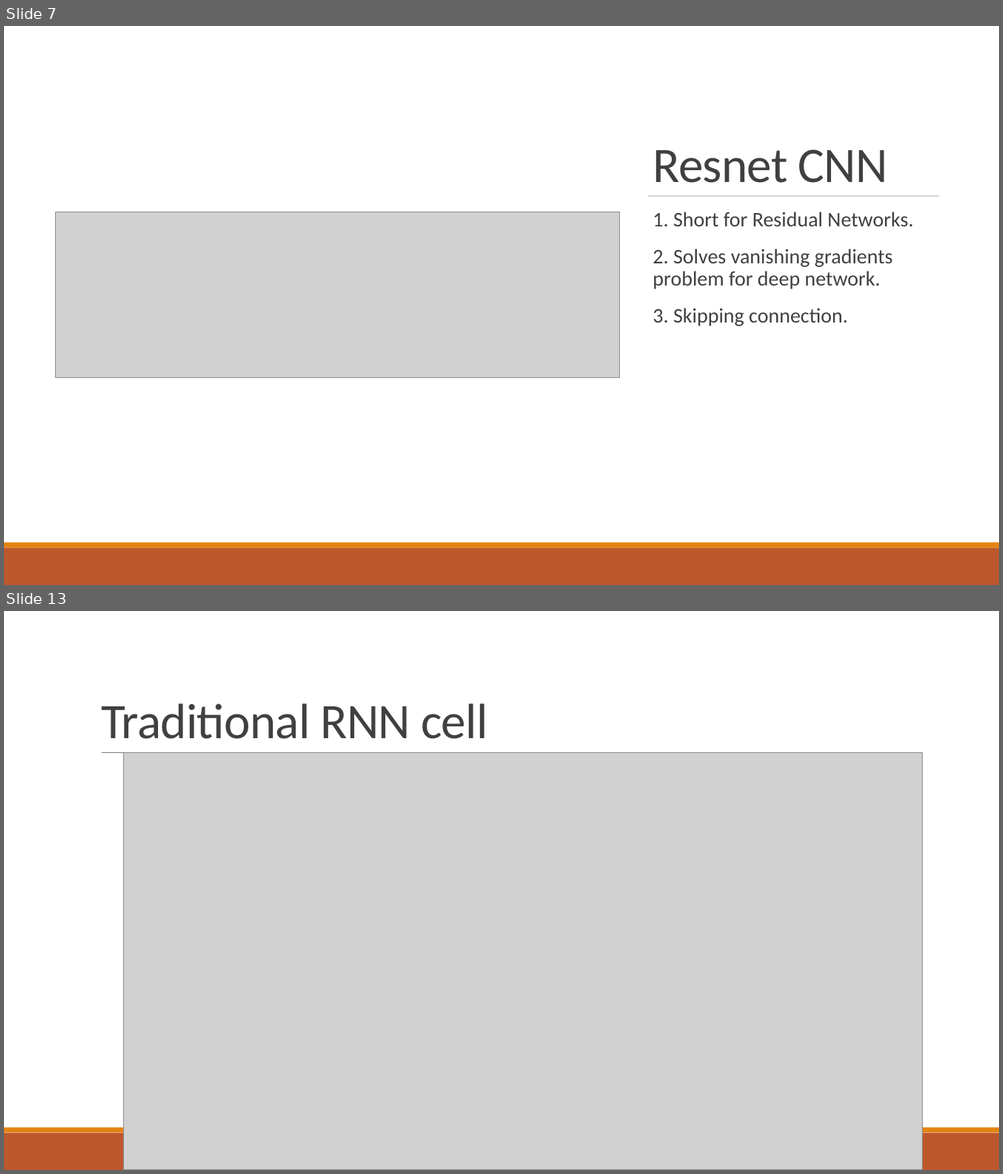
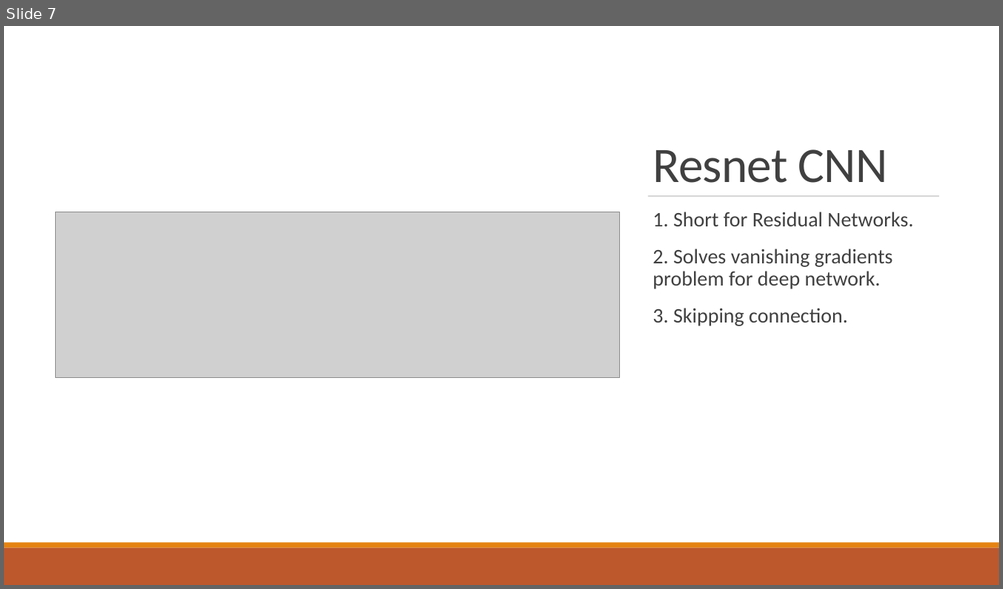
Before and after one commit to MicroRAsus/MLPR-Final-Project, a slide deck: CNNRNNProjectPresentation.pptx. Shown one above the other, each under a label of ours: slides 7 and 13 before the commit, slide 7 after it; the slides between them are not shown. The pictures are 1003x1174 and 1003x589 pixels, drawn with LibreOffice and Linux fonts; fonts in the diff are those of the drawing; grey boxes stand for pictures. Boxes give left, top, right and bottom in pixels: in the first picture for what was removed or moved away, otherwise in the second. Text is boxed around its words. In the diff, an @@ line names an element or a change of style, - is before the commit and + after.

```diff
--- a/CNNRNNProjectPresentation.pptx
+++ b/CNNRNNProjectPresentation.pptx
@@ slide 13 removed at box(4, 611, 999, 1170), background #FFFFFF @@
@@ title removed at box(101, 703, 488, 739) @@
-Traditional RNN cell
@@ line removed from (102, 753) to (915, 753) @@
@@ picture removed at box(123, 753, 922, 1170) @@
@@ rectangle removed at box(4, 1133, 999, 1170) @@
@@ rectangle removed at box(4, 1128, 999, 1133) @@
```
Also in this commit, not shown: 6 slides changed, 4 slides added, 5 other slides removed.
